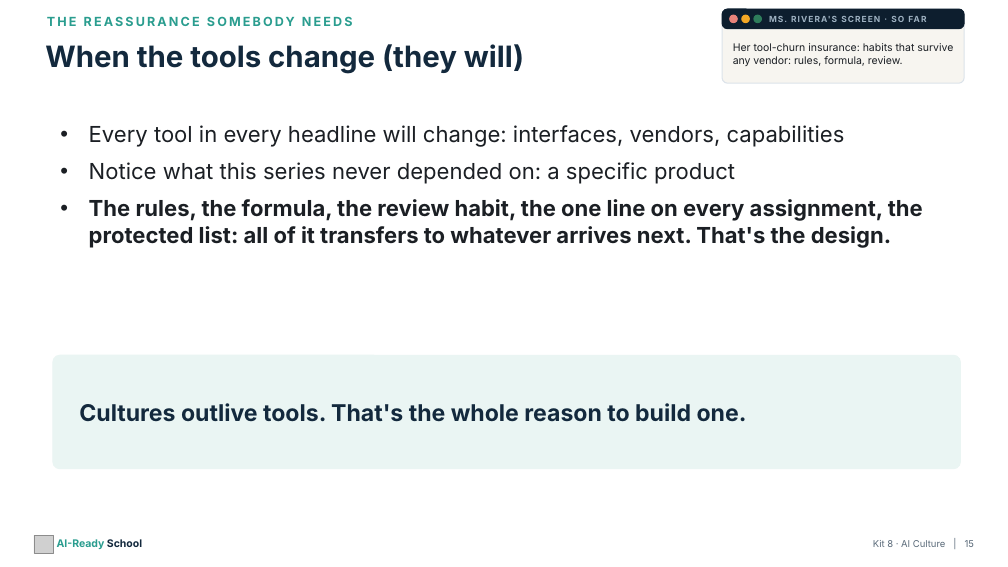
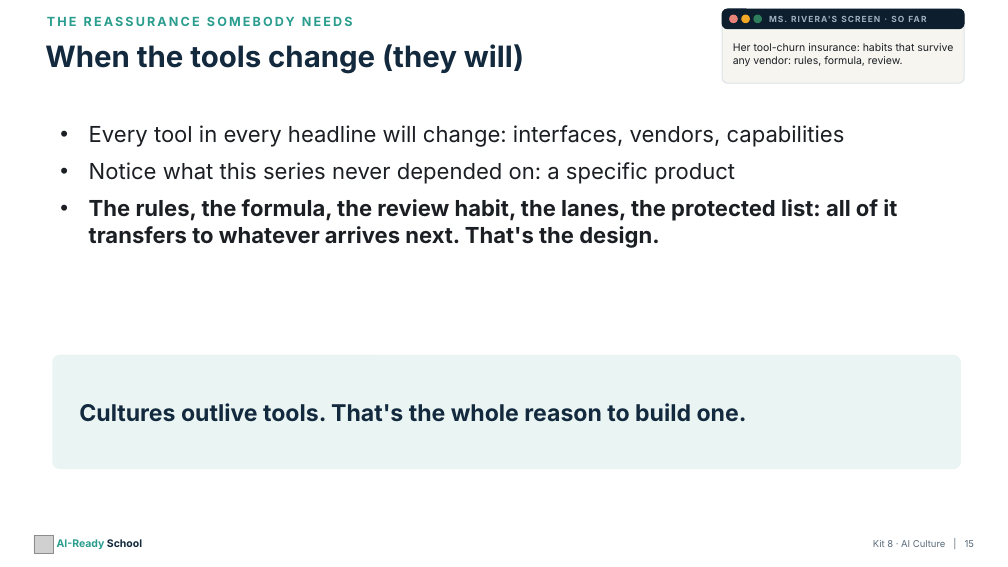
Before and after one commit to aspinozzi1/Ai-School-Ready, a slide deck: slide 15 of kits/kit08/Kit08_PresentationDeck.pptx. Drawn at 1008x567 pixels with LibreOffice and Linux fonts; fonts in the diff are those of the drawing; grey boxes stand for pictures. Boxes give left, top, right and bottom in pixels: in the first picture for what was removed or moved away, otherwise in the second. Text is boxed around its words. In the diff, an @@ line names an element or a change of style, - is before the commit and + after.

```diff
--- a/kits/kit08/Kit08_PresentationDeck.pptx
+++ b/kits/kit08/Kit08_PresentationDeck.pptx
@@ text at [89, 199, 897, 248]: text changed @@
-• The rules, the formula, the review habit, the one line on every assignment, the protected list: all of it transfers to whatever arrives next. That's the design.
+• The rules, the formula, the review habit, the lanes, the protected list: all of it transfers to whatever arrives next. That's the design.
```
Also in this commit, not shown: 4 other slides changed, 27 other files.
